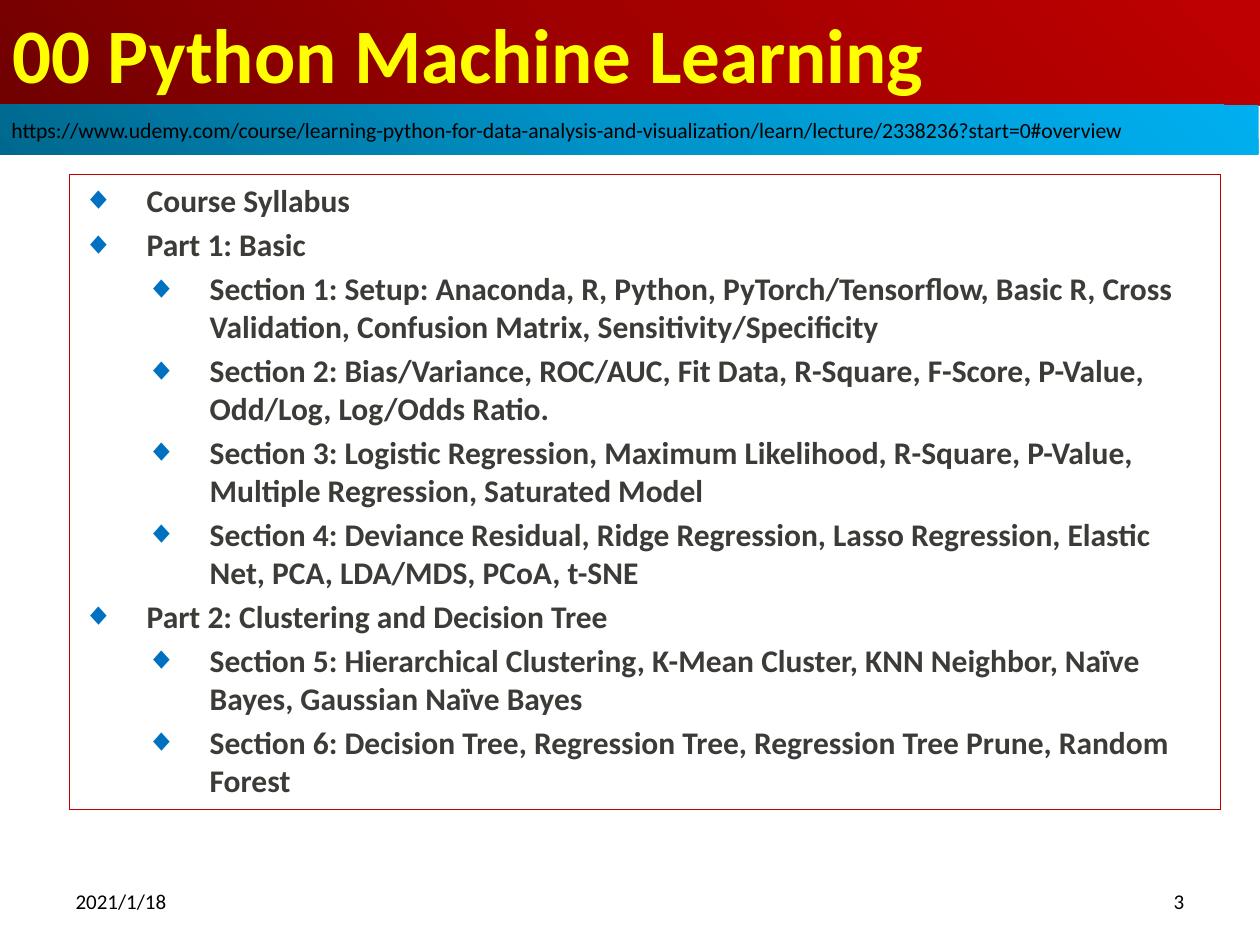
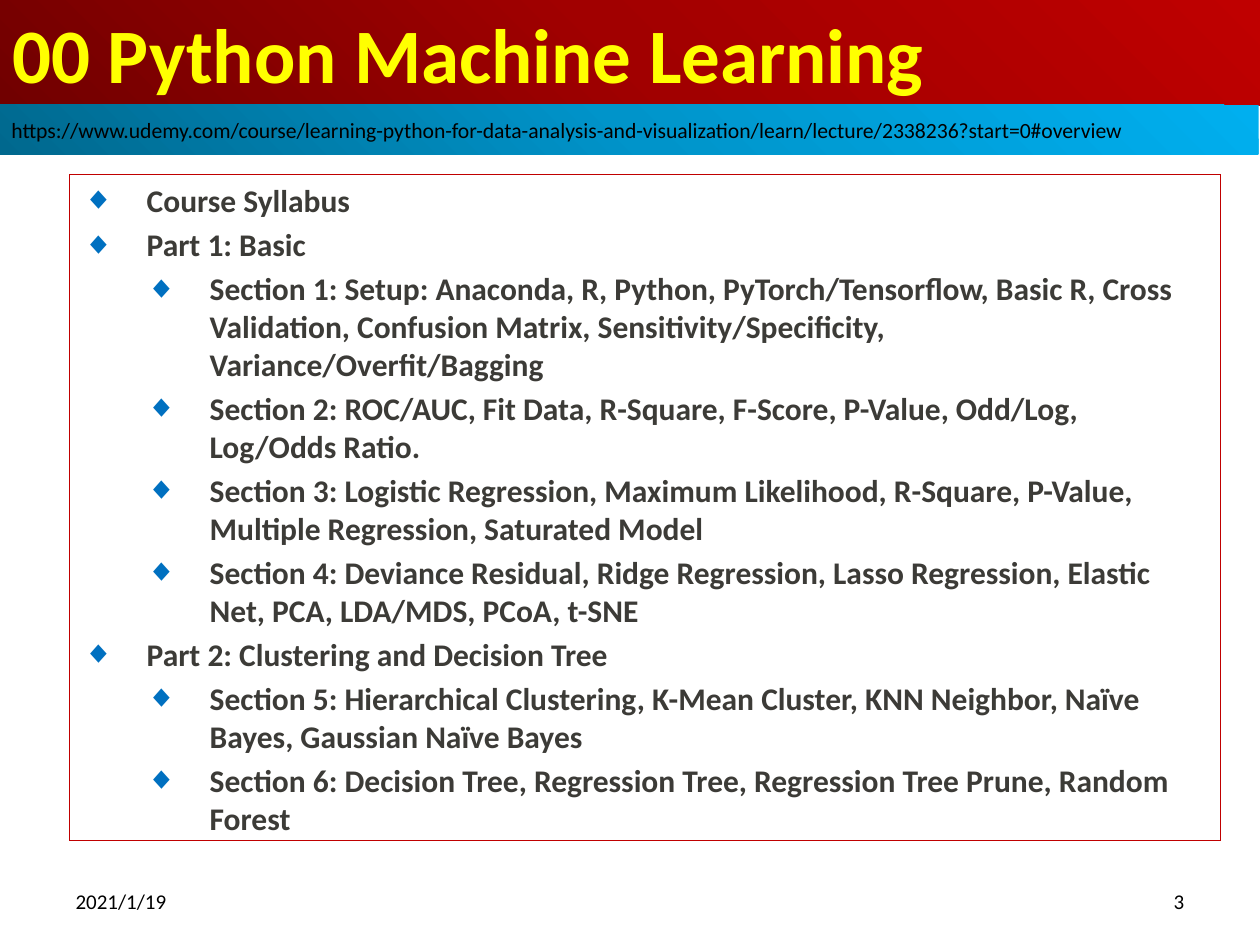
Before and after one commit to peterhchen/800_SVU_MachineLearning, a slide deck: slide 3 of 000_MachineLearning_Syllabus_V05.pptx. Drawn at 1260x945 pixels with LibreOffice and Linux fonts; fonts in the diff are those of the drawing. Boxes give left, top, right and bottom in pixels: in the first picture for what was removed or moved away, otherwise in the second. Text is boxed around its words. In the diff, an @@ line names an element or a change of style, - is before the commit and + after.

```diff
--- a/000_MachineLearning_Syllabus_V05.pptx
+++ b/000_MachineLearning_Syllabus_V05.pptx
@@ subtitle "Course Syllabus": place and size @@
-subtitle "Course Syllabus" at [71,175,1221,810]
+subtitle "Course Syllabus" at [71,175,1221,840]
@@ subtitle at [210,278,1172,464]: text changed @@
-  ◆ Section 1: Setup: Anaconda, R, Python, PyTorch/Tensorflow, Basic R, Cross Validation, Confusion Matrix, Sensitivity/Specificity
-  ◆ Section 2: Bias/Variance, ROC/AUC, Fit Data, R-Square, F-Score, P-Value, Odd/Log, Log/Odds Ratio.
+  ◆ Section 1: Setup: Anaconda, R, Python, PyTorch/Tensorflow, Basic R, Cross Validation, Confusion Matrix, Sensitivity/Specificity, Variance/Overfit/Bagging
+  ◆ Section 2: ROC/AUC, Fit Data, R-Square, F-Score, P-Value, Odd/Log, Log/Odds Ratio.
@@ text at [76,894,167,910]: text changed @@
-2021/1/18
+2021/1/19
```
Also in this commit, not shown: 5 other slides changed.
